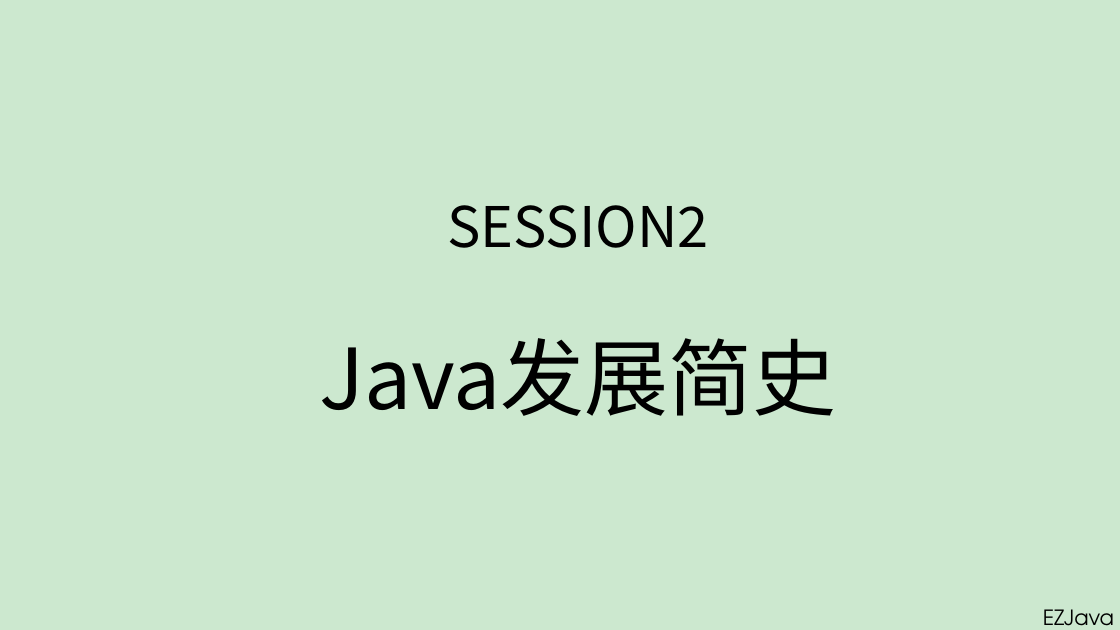
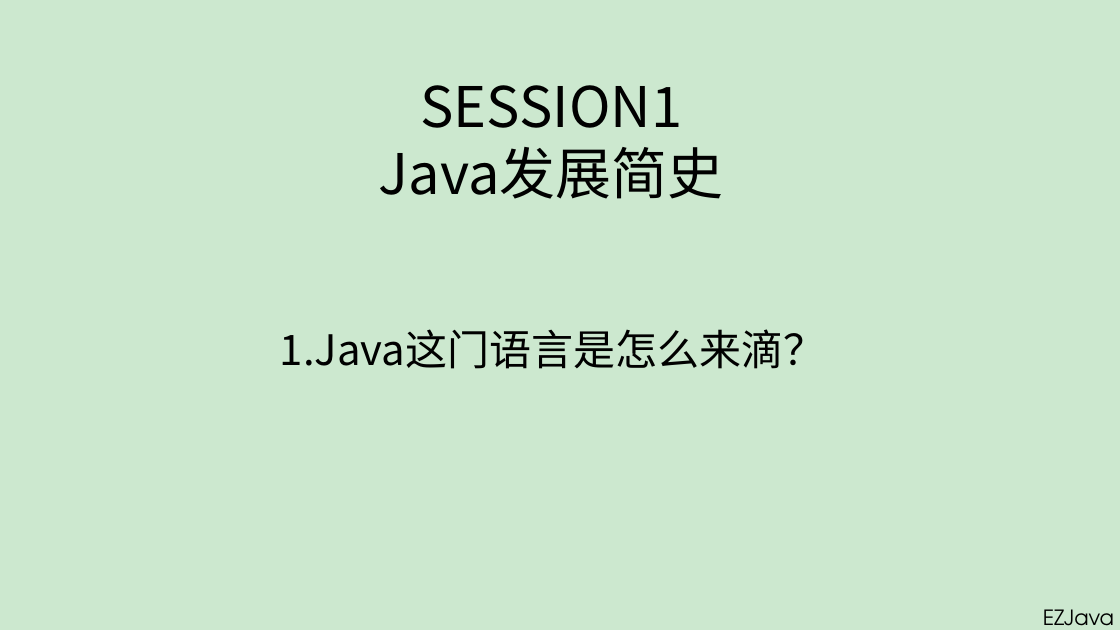
Before and after one commit to JianWenEZCode/EZJava, a slide deck: slide 2 of ppt/EZJava-Session2-Java发展简史.pptx. Drawn at 1120x630 pixels with LibreOffice and Linux fonts; fonts in the diff are those of the drawing. Boxes give left, top, right and bottom in pixels: in the first picture for what was removed or moved away, otherwise in the second. Text is boxed around its words. In the diff, an @@ line names an element or a change of style, - is before the commit and + after.

Commit message:
session2修改及session2创建

```diff
--- a/ppt/EZJava-Session2-Java发展简史.pptx
+++ b/ppt/EZJava-Session2-Java发展简史.pptx
@@ text added at (379,85,724,199), 48 pt, text #000000 @@
+SESSION1
+Java发展简史
@@ text removed at (319,205,836,416) @@
-SESSION2
-Java发展简史
@@ text added at (280,329,826,369), 36 pt, text #000000 @@
+1.Java这门语言是怎么来滴？
```
Also in this commit, not shown: 2 other slides changed, 1 other file.
